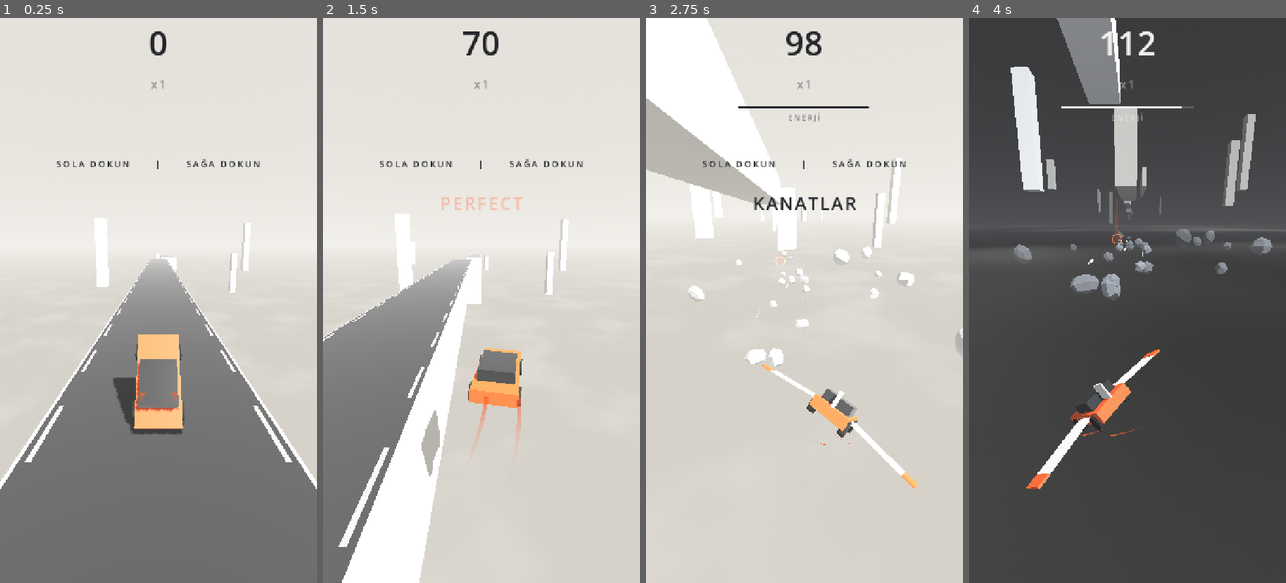
Above: before the commit, frames 1-4 (left to right).
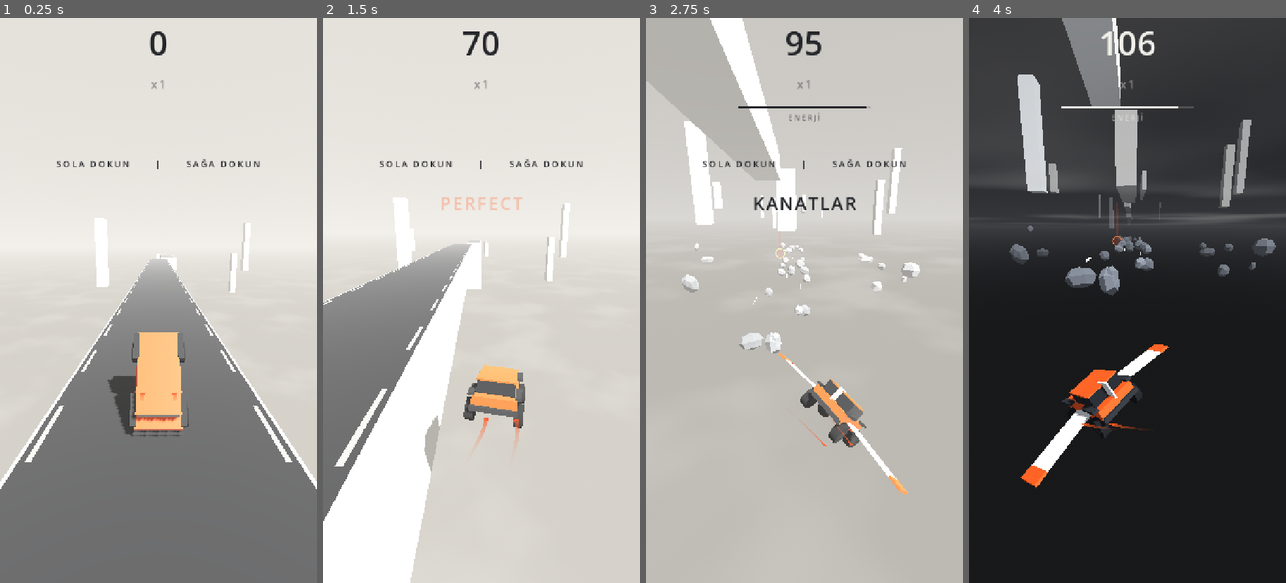
Above: after the commit, the same moments.

Repository: basarbellisan/Runny
Game: Godot game, scene res://scenes/main.tscn
The game is run twice, just before and just after one commit, with the same random seed, the same clock (stepped at 60 frames per second) and the same inputs.
Inputs (mouse positions are in pixels of both pictures, inside the frame that each line leads up to):
- Up to frame 1 (0.25 s): no input
- Up to frame 2 (1.5 s): tap Enter at 0.5 s; move the mouse to (551, 272) at 0.52 s; hold D 0.53-1.25 s; click (551, 272) at 0.67 s; tap Space at 0.77 s; drag from (418, 328) to (465, 413) at 1.27 s
- Up to frame 3 (2.75 s): move the mouse to (836, 176) at 2.02 s; hold D from 2.03 s (still down)
- Up to frame 4 (4 s): release D at 2.75 s; drag from (1111, 413) to (1032, 215) at 2.77 s; move the mouse to (1222, 385) at 3.52 s; hold A from 3.53 s (still down); tap Space at 3.77 s

The runs differ from the first frame. In frame 1, 1.9% of the frame differs, in the area x 34-60%, y 55-74%; in frame 2, 10%; in frame 3, 66%; in frame 4, 66%, in the area x 0-100%, y 0-100%.

Commit message:
Teker fiziği ve büyük tekerli araba modelleri
- Çarpışma gövdesi ağırlık merkezi kadar dar: araba ancak merkezi
  kenarı geçince düşer.
- Dört teker ışınla yeri yoklar. Bir yanın tekerleri boşta kalınca araba
  o yana yatar, boşluğa doğru çekilir, tutuşu azalır; yandan düşerken
  yuvarlanır ve zıplamaz. Yolun sonunda burun düşer, sonra kalkış.
- Süspansiyon: boştaki teker sarkar, inişte gövde yaylanır. Tekerler
  hızla döner, ön tekerler direksiyonla kırılır.
- İniş yardımı varsayılan olarak kapalı.
- Araba görünümü koddan kurulur, 3 model: kutu, gezgin, konsept
  (ayar panelinden seçilir). Vitrin görüntüleri için tools/showroom.gd.

Co-Authored-By: Claude Opus 5.5 <noreply@anthropic.com>
Claude-Session: https://claude.ai/code/session_016S88RPn945sNcGg6oLe6PH

Diff:
--- a/scenes/car.tscn
+++ b/scenes/car.tscn
@@ -1,46 +1,14 @@
-[gd_scene load_steps=15 format=3]
+[gd_scene load_steps=9 format=3]
 
 [ext_resource type="Script" path="res://scripts/car.gd" id="1_car"]
+[ext_resource type="Script" path="res://scripts/car_model.gd" id="2_model"]
 
 [sub_resource type="BoxShape3D" id="BoxShape3D_car"]
-size = Vector3(1.7, 0.8, 3.6)
+size = Vector3(0.5, 0.8, 3.6)
 
 [sub_resource type="StandardMaterial3D" id="Mat_paint"]
 albedo_color = Color(1, 0.353, 0.122, 1)
 roughness = 0.55
-
-[sub_resource type="StandardMaterial3D" id="Mat_glass"]
-albedo_color = Color(0.137, 0.145, 0.161, 1)
-roughness = 0.25
-
-[sub_resource type="StandardMaterial3D" id="Mat_tire"]
-albedo_color = Color(0.11, 0.115, 0.125, 1)
-roughness = 1.0
-
-[sub_resource type="StandardMaterial3D" id="Mat_light"]
-albedo_color = Color(1, 1, 1, 1)
-emission_enabled = true
-emission = Color(1, 1, 1, 1)
-
-[sub_resource type="BoxMesh" id="Mesh_chassis"]
-material = SubResource("Mat_paint")
-size = Vector3(1.7, 0.5, 3.6)
-
-[sub_resource type="BoxMesh" id="Mesh_cabin"]
-material = SubResource("Mat_glass")
-size = Vector3(1.4, 0.45, 1.7)
-
-[sub_resource type="CylinderMesh" id="Mesh_wheel"]
-material = SubResource("Mat_tire")
-top_radius = 0.35
-bottom_radius = 0.35
-height = 0.3
-radial_segments = 8
-rings = 0
-
-[sub_resource type="BoxMesh" id="Mesh_headlight"]
-material = SubResource("Mat_light")
-size = Vector3(0.35, 0.15, 0.05)
 
 [sub_resource type="StandardMaterial3D" id="Mat_wing"]
 albedo_color = Color(0.984, 0.98, 0.969, 1)
@@ -67,37 +35,8 @@
 
 [node name="Body" type="Node3D" parent="."]
 
-[node name="Chassis" type="MeshInstance3D" parent="Body"]
-transform = Transform3D(1, 0, 0, 0, 1, 0, 0, 0, 1, 0, 0.55, 0)
-mesh = SubResource("Mesh_chassis")
-
-[node name="Cabin" type="MeshInstance3D" parent="Body"]
-transform = Transform3D(1, 0, 0, 0, 1, 0, 0, 0, 1, 0, 1.02, 0.3)
-mesh = SubResource("Mesh_cabin")
-
-[node name="WheelFL" type="MeshInstance3D" parent="Body"]
-transform = Transform3D(0, -1, 0, 1, 0, 0, 0, 0, 1, -0.8, 0.35, -1.15)
-mesh = SubResource("Mesh_wheel")
-
-[node name="WheelFR" type="MeshInstance3D" parent="Body"]
-transform = Transform3D(0, -1, 0, 1, 0, 0, 0, 0, 1, 0.8, 0.35, -1.15)
-mesh = SubResource("Mesh_wheel")
-
-[node name="WheelRL" type="MeshInstance3D" parent="Body"]
-transform = Transform3D(0, -1, 0, 1, 0, 0, 0, 0, 1, -0.8, 0.35, 1.15)
-mesh = SubResource("Mesh_wheel")
-
-[node name="WheelRR" type="MeshInstance3D" parent="Body"]
-transform = Transform3D(0, -1, 0, 1, 0, 0, 0, 0, 1, 0.8, 0.35, 1.15)
-mesh = SubResource("Mesh_wheel")
-
-[node name="HeadlightL" type="MeshInstance3D" parent="Body"]
-transform = Transform3D(1, 0, 0, 0, 1, 0, 0, 0, 1, -0.55, 0.6, -1.81)
-mesh = SubResource("Mesh_headlight")
-
-[node name="HeadlightR" type="MeshInstance3D" parent="Body"]
-transform = Transform3D(1, 0, 0, 0, 1, 0, 0, 0, 1, 0.55, 0.6, -1.81)
-mesh = SubResource("Mesh_headlight")
+[node name="Model" type="Node3D" parent="Body"]
+script = ExtResource("2_model")
 
 [node name="WingL" type="Node3D" parent="Body"]
 transform = Transform3D(1, 0, 0, 0, 1, 0, 0, 0, 1, -0.82, 0.62, 0.2)
--- a/scripts/car.gd
+++ b/scripts/car.gd
@@ -31,9 +31,17 @@
 @export var gravity := 28.0
 ## Yolun kenarından çıkarken verilen küçük yukarı itiş
 @export var launch_velocity := 8.0
-## Yolun kenarını az farkla kaçırıyorsak yola doğru hafif çekim
-@export var landing_assist := 6.0
+## Yolun kenarını az farkla kaçırıyorsak yola doğru hafif çekim (0: kapalı)
+@export var landing_assist := 0.0
 @export var assist_margin := 1.5
+
+@export_group("Tekerler")
+## Bir yanın tekerleri boşluğa çıkınca arabayı o yana çeken kuvvet (m/s²)
+@export var tip_pull := 12.0
+## Boşluktaki her teker için direksiyon tutuşu kaybı (0-1)
+@export var grip_loss := 0.2
+## Süspansiyon: tekerin aşağı sarkabileceği mesafe (m)
+@export var suspension_travel := 0.3
 
 @export_group("Gaz")
 ## Tam gazda hız bu oran kadar artar
@@ -76,6 +84,18 @@
 var roads: RoadGenerator
 var autopilot: Autopilot
 var trail: CarTrail
+var model: CarModel
+## Tekerlerin yerle teması (sırası: ön sol, ön sağ, arka sol, arka sağ)
+var wheel_contact: Array[bool] = [true, true, true, true]
+var _wheel_ground: Array[float] = [0.0, 0.0, 0.0, 0.0]
+## -1..1: yan yatma (eksi: sol taraf boşta)
+var _tip := 0.0
+## 0..1: ön tekerler boşta
+var _nose := 0.0
+var _bounce := 0.0
+var _bounce_v := 0.0
+var _wheel_spin := 0.0
+var _last_segment: RoadGenerator.Segment
 var air_time := 0.0
 var last_floor_y := 0.0
 var _was_on_floor := true
@@ -105,6 +125,7 @@
 	_set_wings(false, true)
 	trail = CarTrail.new()
 	add_child(trail)
+	model = $Body/Model
 
 
 func _unhandled_input(event: InputEvent) -> void:
@@ -179,7 +200,18 @@
 
 func _drive(delta: float) -> void:
 	var on_floor := is_on_floor()
+	_sense_wheels()
 	var control := 1.0 if on_floor else air_control
+	if on_floor:
+		# Boşluktaki tekerler: tutuş azalır, araba boş tarafa doğru yatar ve çekilir
+		var left_off := int(not wheel_contact[0]) + int(not wheel_contact[2])
+		var right_off := int(not wheel_contact[1]) + int(not wheel_contact[3])
+		_tip = (right_off - left_off) * 0.5
+		_nose = (int(not wheel_contact[0]) + int(not wheel_contact[1])) * 0.5
+		control *= 1.0 - grip_loss * (left_off + right_off)
+		if _tip != 0.0:
+			velocity.x += _tip * tip_pull * delta + randf_range(-3.0, 3.0) * absf(_tip) * delta
+		_last_segment = roads.segment_under(global_position) if roads else null
 	velocity.x = move_toward(velocity.x, _steer * steer_speed, steer_accel * control * delta)
 	if on_floor:
 		velocity.z = -forward_speed
@@ -199,10 +231,12 @@
 		return
 
 	var now_on_floor := is_on_floor()
-	if _was_on_floor and not now_on_floor and velocity.y <= 0.5:
+	if _was_on_floor and not now_on_floor and velocity.y <= 0.5 and _left_through_end():
+		# Yolun sonundan çıktık: hızla havalan. Yandan kayınca zıplama yok, düşülür.
 		velocity.y = launch_velocity
 		jumped.emit()
 	if not _was_on_floor and now_on_floor:
+		_bounce_v = -minf(1.0 + air_time * 2.5, 3.5)
 		landed.emit(air_time)
 	if now_on_floor:
 		air_time = 0.0
@@ -256,6 +290,7 @@
 
 
 func _back_on_road() -> void:
+	_tip = 0.0
 	last_floor_y = global_position.y
 	_was_on_floor = true
 	_set_mode(Mode.DRIVE)
@@ -320,6 +355,29 @@
 	return Vector2(float(right) - float(left), 0.0)
 
 
+## Her tekerin altında yol var mı (ışın ile)
+func _sense_wheels() -> void:
+	if model == null or collision_mask == 0:
+		return
+	var space := get_world_3d().direct_space_state
+	var origin := global_position
+	for i in model.wheels.size():
+		var c: Vector3 = model.wheels[i].contact
+		var q := PhysicsRayQueryParameters3D.create(origin + c + Vector3(0, 0.5, 0),
+			origin + c - Vector3(0, 0.6, 0), _default_mask, [get_rid()])
+		var hit := space.intersect_ray(q)
+		wheel_contact[i] = not hit.is_empty()
+		_wheel_ground[i] = hit.position.y - origin.y if wheel_contact[i] else -INF
+
+
+## Yoldan önden mi (yolun sonu) yoksa yandan mı çıktık
+func _left_through_end() -> bool:
+	if _last_segment == null:
+		return true
+	return global_position.z < _last_segment.z_end + half_length + 0.5 \
+		and absf(global_position.x - _last_segment.x) < _last_segment.width * 0.5
+
+
 func _hit_wall_front() -> bool:
 	for i in get_slide_collision_count():
 		if get_slide_collision(i).get_normal().z > 0.6:
@@ -357,8 +415,42 @@
 	var roll := -velocity.x / steer_speed * (0.45 if mode == Mode.FLYING else 0.08)
 	if mode == Mode.FLYING:
 		pitch += sin(Time.get_ticks_msec() * 0.003) * 0.04
+	elif mode == Mode.DRIVE and is_on_floor():
+		# Boştaki tekerler tarafına yatma, yolun sonunda burun düşmesi
+		roll -= _tip * 0.35
+		pitch -= _nose * 0.18
+	elif mode == Mode.FALLING and _tip != 0.0:
+		# Yandan düşerken yuvarlanmaya devam et
+		_tip = clampf(_tip * (1.0 + 2.5 * delta), -3.0, 3.0)
+		roll -= _tip * 0.35
 	var w := 1.0 - exp(-10.0 * delta)
 	_body.rotation = _body.rotation.lerp(Vector3(pitch, yaw, roll), w)
+	# Süspansiyon yaylanması (inişte gövde çöker ve toparlanır)
+	_bounce_v += (-180.0 * _bounce - 14.0 * _bounce_v) * delta
+	_bounce = clampf(_bounce + _bounce_v * delta, -0.28, 0.12)
+	_body.position.y = _bounce
+	_update_wheels(delta)
+
+
+## Teker görseli: dönme, ön tekerde direksiyon, süspansiyonla iniş/kalkış
+func _update_wheels(delta: float) -> void:
+	if model == null:
+		return
+	var grounded := mode == Mode.DRIVE and is_on_floor()
+	for i in model.wheels.size():
+		var wh: Dictionary = model.wheels[i]
+		var r: float = wh.radius
+		var target := r - suspension_travel
+		if grounded and wheel_contact[i]:
+			target = r + clampf(_wheel_ground[i], -suspension_travel, 0.1)
+		var mount: Node3D = wh.mount
+		mount.position.y = lerpf(mount.position.y, target - _bounce, 1.0 - exp(-25.0 * delta))
+		if wh.front:
+			(wh.steer as Node3D).rotation.y = lerpf((wh.steer as Node3D).rotation.y, -_steer * 0.35, 1.0 - exp(-12.0 * delta))
+	if grounded:
+		_wheel_spin += -velocity.z / model.wheels[0].radius * delta
+	for wh in model.wheels:
+		(wh.spin as Node3D).rotation.x = -_wheel_spin
 
 
 ## Kanatları aç/kapa. Kapalıyken kanatlar yukarı katlanmış ve küçülmüş durur.
@@ -395,9 +487,7 @@
 
 ## Patlama: araba renklerinde küçük parçalar ve turuncu bir parlama
 func _spawn_debris() -> void:
-	var mats: Array[Material] = []
-	for path in ["Body/Chassis", "Body/Cabin", "Body/WheelFL"]:
-		mats.append((get_node(path) as MeshInstance3D).mesh.surface_get_material(0))
+	var mats: Array[Material] = [model.paint_material, model.dark_material, model.tire_material]
 	var origin := global_position + Vector3(0, 0.6, 0)
 	for i in 16:
 		var piece := MeshInstance3D.new()
--- /dev/null
+++ b/scripts/car_model.gd
@@ -0,0 +1,152 @@
+class_name CarModel
+extends Node3D
+## Arabanın görünümü: gövde ve dört teker, koddan kurulur.
+## variant 1 – Kutu: köşeli İskandinav station wagon, tampon ve çamurluklar
+## variant 2 – Gezgin: alçak dar gövde, iri tekerler tamamen dışarıda
+## variant 3 – Konsept: uzun alçak gövde, büyük ince tekerler, beyaz jantlar
+##
+## Tekerler (wheels) fizik için de kullanılır: her birinin yerdeki
+## temas noktası (contact), yarıçapı ve süspansiyon/dönüş düğümleri var.
+
+@export_range(1, 3) var variant := 1:
+	set(v):
+		variant = v
+		if is_node_ready():
+			_build()
+
+## Her teker: { contact: Vector3 (yerel, y=0), radius, front, mount, steer, spin }
+var wheels: Array[Dictionary] = []
+var paint_material: StandardMaterial3D
+var dark_material: StandardMaterial3D
+var tire_material: StandardMaterial3D
+
+var _glass := StandardMaterial3D.new()
+var _hub := StandardMaterial3D.new()
+var _light := StandardMaterial3D.new()
+
+
+func _init() -> void:
+	paint_material = StandardMaterial3D.new()
+	paint_material.albedo_color = Palette.ACCENT
+	paint_material.roughness = 0.55
+	dark_material = StandardMaterial3D.new()
+	dark_material.albedo_color = Color("2a2c30")
+	dark_material.roughness = 0.9
+	tire_material = StandardMaterial3D.new()
+	tire_material.albedo_color = Color("1c1d20")
+	tire_material.roughness = 1.0
+	_glass.albedo_color = Color("232529")
+	_glass.roughness = 0.25
+	_hub.albedo_color = Palette.SNOW
+	_hub.roughness = 0.6
+	_light.albedo_color = Color.WHITE
+	_light.emission_enabled = true
+	_light.emission = Color.WHITE
+
+
+func _ready() -> void:
+	_build()
+
+
+func _build() -> void:
+	for c in get_children():
+		c.free()
+	wheels.clear()
+	match variant:
+		1:
+			_build_box()
+		2:
+			_build_rover()
+		_:
+			_build_concept()
+
+
+func _build_box() -> void:
+	var r := 0.44
+	_box(Vector3(1.72, 0.52, 3.7), Vector3(0, 0.62, 0), paint_material)
+	_box(Vector3(1.5, 0.5, 2.0), Vector3(0, 1.12, 0.45), _glass)           # kabin
+	_box(Vector3(1.56, 0.06, 2.04), Vector3(0, 1.4, 0.45), paint_material)  # tavan
+	_box(Vector3(1.8, 0.18, 0.16), Vector3(0, 0.46, -1.9), dark_material)   # ön tampon
+	_box(Vector3(1.8, 0.18, 0.16), Vector3(0, 0.46, 1.9), dark_material)    # arka tampon
+	for z in [-1.22, 1.22]:
+		for x in [-0.9, 0.9]:
+			_box(Vector3(0.24, 0.12, 1.1), Vector3(x, 0.92, z), dark_material)  # çamurluk
+	_lights(Vector3(0.5, 0.68, -1.86), Vector3(0.38, 0.14, 0.04))
+	_wheels(0.94, 1.22, r, 0.34, false)
+
+
+func _build_rover() -> void:
+	var r := 0.56
+	_box(Vector3(1.24, 0.46, 3.1), Vector3(0, 0.74, 0), paint_material)
+	_box(Vector3(1.1, 0.44, 1.3), Vector3(0, 1.18, -0.15), _glass)
+	_box(Vector3(1.16, 0.06, 1.34), Vector3(0, 1.43, -0.15), paint_material)
+	# Taşıyıcı kol ve koruma çerçevesi
+	_box(Vector3(2.1, 0.12, 0.14), Vector3(0, 0.62, -1.25), dark_material)
+	_box(Vector3(2.1, 0.12, 0.14), Vector3(0, 0.62, 1.25), dark_material)
+	_box(Vector3(1.3, 0.1, 0.1), Vector3(0, 1.5, 0.75), dark_material)
+	for x in [-0.6, 0.6]:
+		_box(Vector3(0.1, 0.7, 0.1), Vector3(x, 1.15, 0.75), dark_material)
+	_lights(Vector3(0.36, 0.82, -1.56), Vector3(0.3, 0.14, 0.04))
+	_wheels(1.06, 1.25, r, 0.42, true)
+
+
+func _build_concept() -> void:
+	var r := 0.52
+	_box(Vector3(1.58, 0.36, 3.9), Vector3(0, 0.6, 0), paint_material)
+	_box(Vector3(1.2, 0.3, 1.7), Vector3(0, 0.93, 0.25), _glass)
+	_box(Vector3(1.6, 0.05, 0.5), Vector3(0, 0.82, 1.75), dark_material)    # arka kanatçık
+	_box(Vector3(1.4, 0.06, 0.04), Vector3(0, 0.62, -1.96), _light)          # ön ışık şeridi
+	_wheels(0.96, 1.3, r, 0.24, true)
+
+
+func _box(size: Vector3, pos: Vector3, mat: Material) -> MeshInstance3D:
+	var mi := MeshInstance3D.new()
+	var m := BoxMesh.new()
+	m.size = size
+	mi.mesh = m
+	mi.material_override = mat
+	mi.position = pos
+	add_child(mi)
+	return mi
+
+
+func _lights(pos: Vector3, size: Vector3) -> void:
+	for sx in [-1.0, 1.0]:
+		_box(size, Vector3(pos.x * sx, pos.y, pos.z), _light)
+
+
+## Dört teker: mount (süspansiyonla iner/kalkar) > steer (ön tekerde döner) > spin
+func _wheels(track: float, base: float, radius: float, width: float, hubs: bool) -> void:
+	var tire := CylinderMesh.new()
+	tire.top_radius = radius
+	tire.bottom_radius = radius
+	tire.height = width
+	tire.radial_segments = 10
+	tire.rings = 0
+	var hub := CylinderMesh.new()
+	hub.top_radius = radius * 0.5
+	hub.bottom_radius = radius * 0.5
+	hub.height = width + 0.02
+	hub.radial_segments = 6
+	hub.rings = 0
+	for z in [-base, base]:
+		for x in [-track, track]:
+			var mount := Node3D.new()
+			mount.position = Vector3(x, radius, z)
+			add_child(mount)
+			var steer := Node3D.new()
+			mount.add_child(steer)
+			var spin := Node3D.new()
+			steer.add_child(spin)
+			var mi := MeshInstance3D.new()
+			mi.mesh = tire
+			mi.material_override = tire_material
+			mi.rotation.z = PI * 0.5
+			spin.add_child(mi)
+			var h := MeshInstance3D.new()
+			h.mesh = hub
+			h.material_override = _hub if hubs else dark_material
+			h.rotation.z = PI * 0.5
+			spin.add_child(h)
+			wheels.append({"contact": Vector3(x, 0, z), "radius": radius, "front": z < 0,
+				"mount": mount, "steer": steer, "spin": spin})
--- a/scripts/game.gd
+++ b/scripts/game.gd
@@ -83,7 +83,9 @@
 	lower.rock_hit.connect(_on_rock_hit)
 	lower.portal_entered.connect(_on_portal)
 	Tuning.register({"game": self, "car": car, "roads": roads, "lower": lower,
-		"camera": $Camera, "audio": Audio, "trail": car.trail})
+		"camera": $Camera, "audio": Audio, "trail": car.trail, "model": car.model})
+	if _args.has("model"):
+		car.model.variant = int(_args.model)
 	if _args.has("trail"):
 		car.trail.style = int(_args.trail)
 	car.speed = car.start_speed
--- a/scripts/tuning.gd
+++ b/scripts/tuning.gd
@@ -15,6 +15,8 @@
 	["DİREKSİYON", "car", "steer_accel", "Direksiyon tepkisi", 10, 200, 5],
 	["DİREKSİYON", "car", "air_control", "Havada kontrol", 0, 1, 0.05],
 	["DİREKSİYON", "car", "landing_assist", "İniş yardımı", 0, 20, 0.5],
+	["DİREKSİYON", "car", "tip_pull", "Boşluğa yatma çekişi", 0, 40, 1],
+	["DİREKSİYON", "car", "grip_loss", "Boştaki teker başına tutuş kaybı", 0, 0.5, 0.05],
 	["GAZ", "car", "boost_rise_time", "Dolma süresi (sn)", 0.1, 2, 0.05],
 	["GAZ", "car", "boost_fall_time", "Sönme süresi (sn)", 0.1, 3, 0.05],
 	["GAZ", "car", "boost_bonus", "Hız artışı (oran)", 0.2, 1.5, 0.05],
@@ -46,6 +48,7 @@
 	["KAMERA", "camera", "base_fov", "Görüş açısı", 40, 90, 1],
 	["KAMERA", "camera", "fov_per_speed", "Hızla açı artışı", 0, 1, 0.05],
 	["KAMERA", "camera", "look_ahead", "İleri bakış", 5, 40, 1],
+	["GÖRSEL", "model", "variant", "Araba (1 kutu, 2 gezgin, 3 konsept)", 1, 3, 1],
 	["GÖRSEL", "trail", "style", "İz stili (1 ışık, 2 küp, 3 rüzgâr)", 1, 3, 1],
 	["GÖRSEL", "trail", "min_life", "İz boyu: gazsız (sn)", 0, 1, 0.02],
 	["GÖRSEL", "trail", "max_life", "İz boyu: tam gaz (sn)", 0.1, 2, 0.05],
--- /dev/null
+++ b/tools/showroom.gd
@@ -0,0 +1,59 @@
+extends SceneTree
+## Araba modellerinin vitrin görüntüleri.
+## Kullanım: godot --path . --resolution 720x720 --script res://tools/showroom.gd -- --out=/tmp
+
+var _out := "user://"
+
+
+func _initialize() -> void:
+	for a in OS.get_cmdline_user_args():
+		if a.begins_with("--out="):
+			_out = a.trim_prefix("--out=")
+	_shoot.call_deferred()
+
+
+func _shoot() -> void:
+	var world := Node3D.new()
+	root.add_child(world)
+	var env := Environment.new()
+	env.background_mode = Environment.BG_COLOR
+	env.background_color = Palette.PAPER
+	env.ambient_light_source = Environment.AMBIENT_SOURCE_COLOR
+	env.ambient_light_color = Color("ebe8e2")
+	env.ambient_light_energy = 0.55
+	var we := WorldEnvironment.new()
+	we.environment = env
+	world.add_child(we)
+	var sun := DirectionalLight3D.new()
+	sun.rotation = Vector3(-0.9, 0.75, 0)
+	sun.light_energy = 1.3
+	sun.shadow_enabled = true
+	world.add_child(sun)
+	var road := MeshInstance3D.new()
+	var rm := BoxMesh.new()
+	rm.size = Vector3(6, 0.2, 14)
+	road.mesh = rm
+	var mat := StandardMaterial3D.new()
+	mat.albedo_color = Palette.ASPHALT
+	road.material_override = mat
+	road.position = Vector3(0.8, -0.1, 0)
+	world.add_child(road)
+	var cam := Camera3D.new()
+	cam.fov = 32
+	world.add_child(cam)
+	var car_scene: PackedScene = load("res://scenes/car.tscn")
+	for v in [1, 2, 3]:
+		var car: Car = car_scene.instantiate()
+		world.add_child(car)
+		car.set_physics_process(false)
+		car.model.variant = v
+		for view in [["yan", Vector3(-7.5, 3.2, -6.5)], ["arka", Vector3(0, 4.5, 9.5)]]:
+			cam.position = view[1]
+			cam.look_at(Vector3(0, 0.7, 0))
+			for i in 4:
+				await process_frame
+			var img := root.get_texture().get_image()
+			img.save_png("%s/model_%d_%s.png" % [_out, v, view[0]])
+		car.queue_free()
+		await process_frame
+	quit()
Not shown, added: scripts/car_model.gd.uid
Not shown, added: tools/showroom.gd.uid
Not shown, changed: README.md
